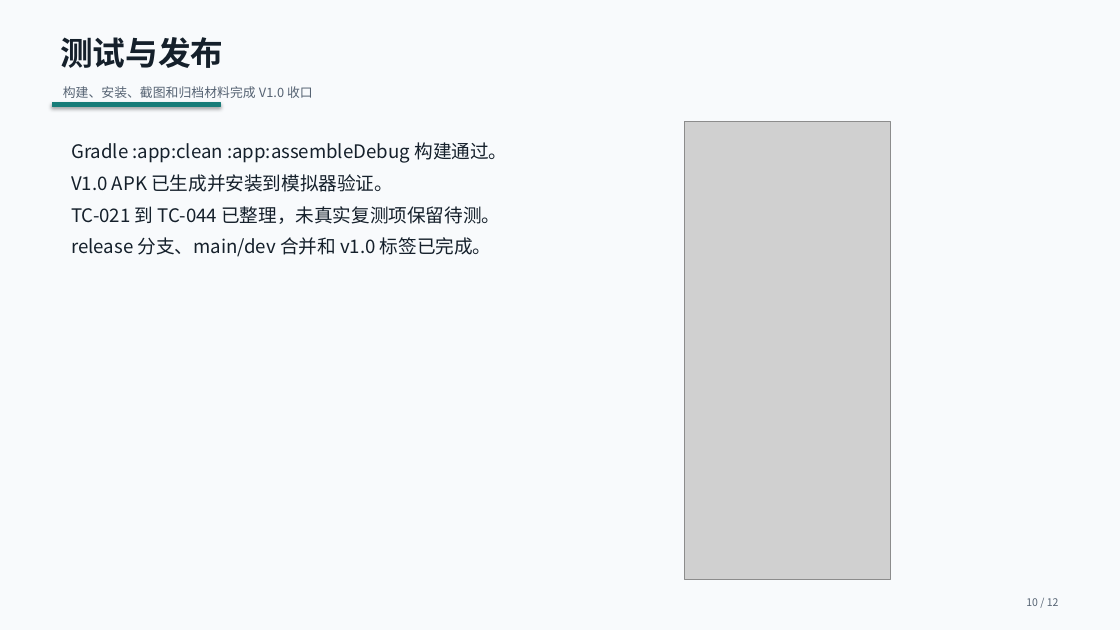
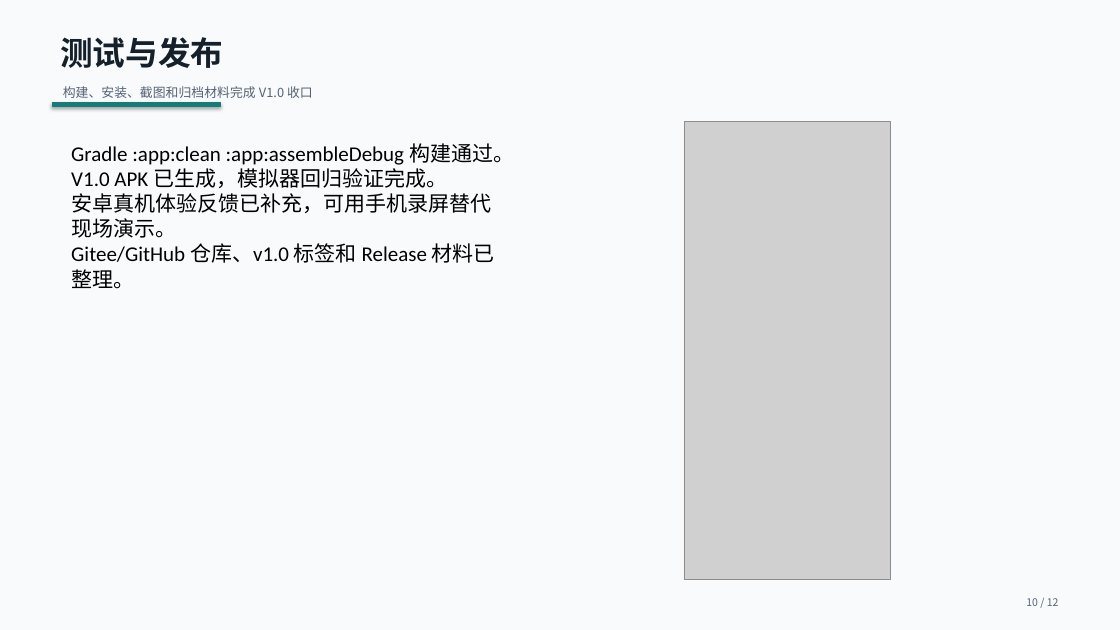
Before and after one commit to heixuan-vsmenghu/SmartRead-Agent-Android, a slide deck: slide 10 of docs/SmartReadAgent_V1.0_期末演示PPT.pptx. Drawn at 1120x630 pixels with LibreOffice and Linux fonts; fonts in the diff are those of the drawing; grey boxes stand for pictures. Boxes give left, top, right and bottom in pixels: in the first picture for what was removed or moved away, otherwise in the second. Text is boxed around its words. In the diff, an @@ line names an element or a change of style, - is before the commit and + after.

Commit message:
docs: 完善软件实践期末提交材料

```diff
--- a/docs/SmartReadAgent_V1.0_期末演示PPT.pptx
+++ b/docs/SmartReadAgent_V1.0_期末演示PPT.pptx
@@ text at (71, 143, 514, 165): size 16 to 18 pt, font Noto Sans CJK SC to Calibri, text colour #15202B to #000000 in "Gradle :app:clean :app:assembleDebug 构建通过。"; less space between paragraphs @@
@@ text at (71, 168, 495, 289): text changed; size 16 to 18 pt; font Noto Sans CJK SC to Calibri; text colour #15202B to #000000 @@
-V1.0 APK 已生成并安装到模拟器验证。
-TC-021 到 TC-044 已整理，未真实复测项保留待测。
-release 分支、main/dev 合并和 v1.0 标签已完成。
+V1.0 APK 已生成，模拟器回归验证完成。
+安卓真机体验反馈已补充，可用手机录屏替代现场演示。
+Gitee/GitHub 仓库、v1.0 标签和 Release 材料已整理。
```
Also in this commit, not shown: 2 other slides changed, 20 other files.
